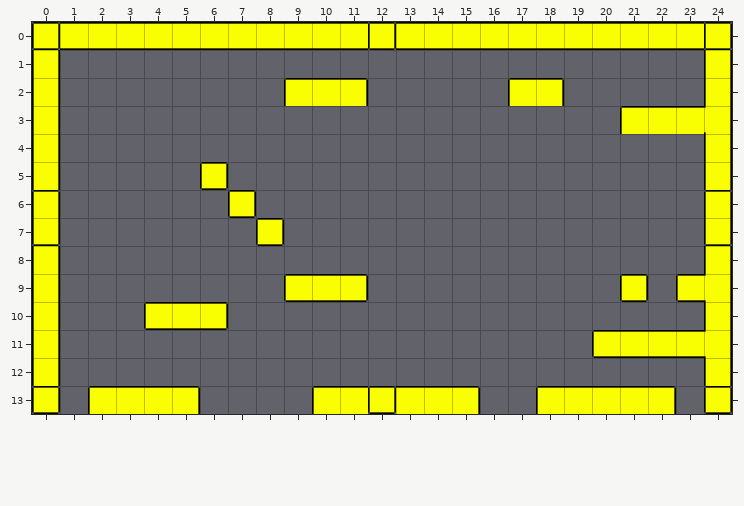
Two versions of a level (Tiled map, assets/map 3.tmx). The picture above is the old version.
Cells are 64x64 px. Shown: x 0..24, y 0..13.
The result:
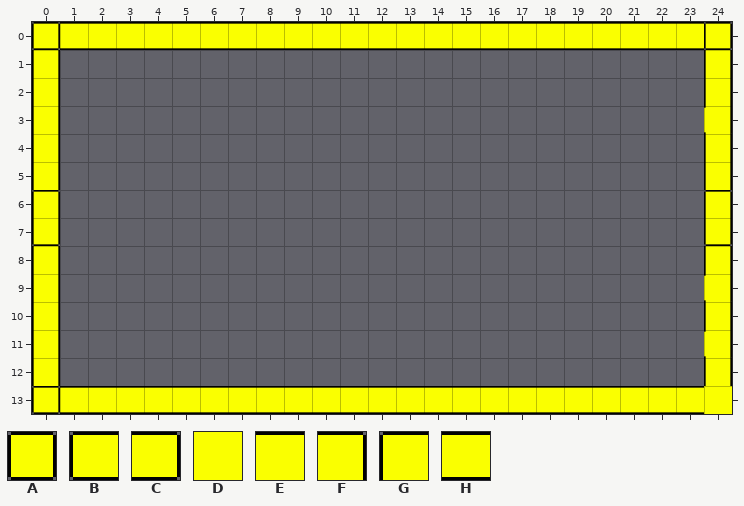
Key: from "tilesetbut 64": A 0, B 2, C 4, D 5, E 6, F 20, G 21, H 28.
_ is an empty cell, . an unchanged one.
Change:
--- layer "Calque de Tuiles 1"
@@ x 12..12 @@
- 0 A
+ 0 H
@@ x 9..23 @@
- 2 GEF.....GF.....
- 3 ............GEE
+ 2 ___.....__.....
+ 3 ............___
@@ x 6..8 @@
- 5 A..
- 6 .A.
- 7 ..A
+ 5 _..
+ 6 ._.
+ 7 .._
@@ x 4..23 @@
- 9 .....BHC.........A.B
-10 BHC.................
-11 ................BHHH
+ 9 .....___........._._
+10 ___.................
+11 ................____
@@ x 1..24 @@
-13 _GEEF____GEAEEF__GEEEF_A
+13 HHHHHHHHHHHHHHHHHHHHHHHD
